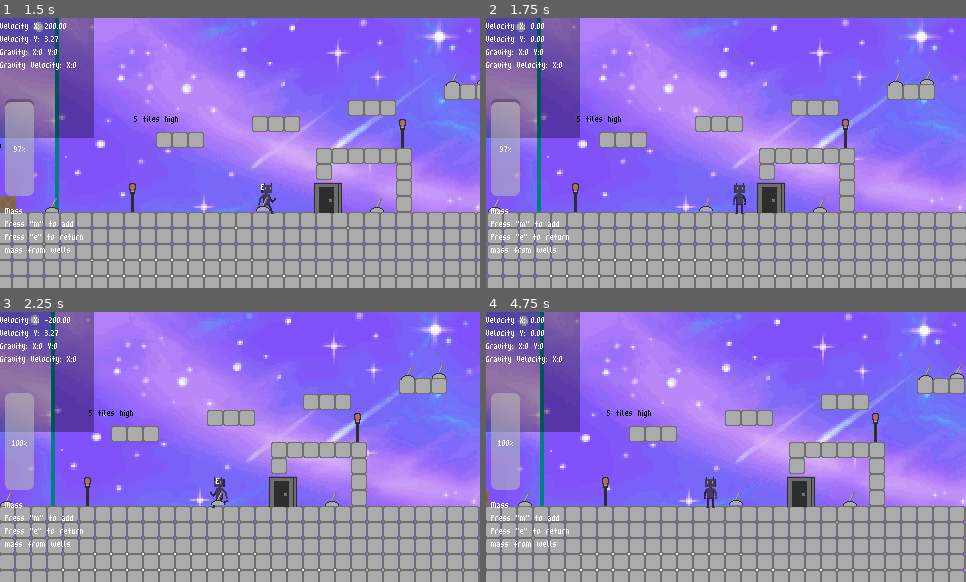
Above: before the commit, frames 1-4 (two rows, left to right).
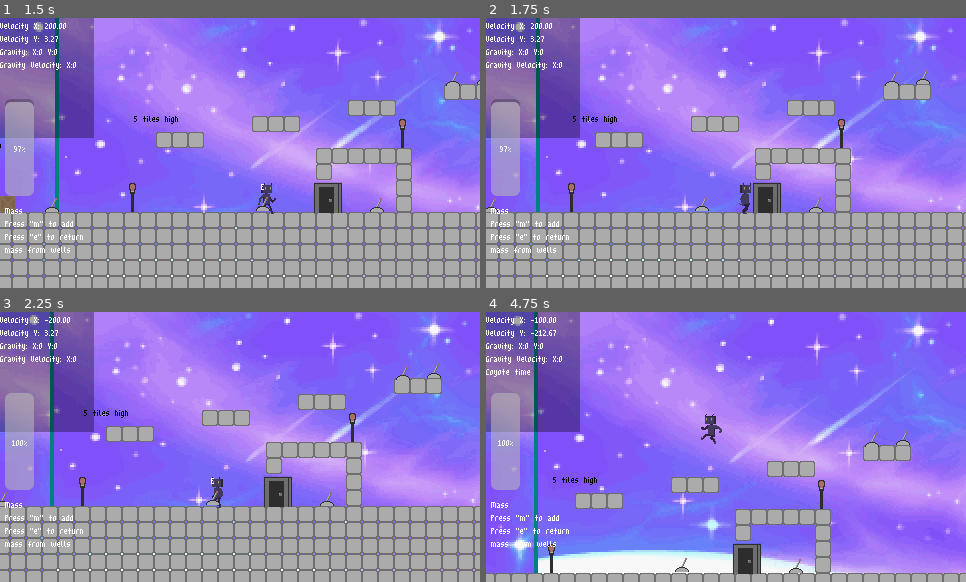
Above: after the commit, the same moments.

Repository: Moogen/Game-Off-2023
Game: Godot game, scene res://Scenes/Main_Scene.tscn
Two runs of this game, one before a commit and one after it. Both use one fixed random seed, a clock stepped at 60 frames per second and the inputs below.
Inputs (mouse positions are in pixels of both pictures, inside the frame that each line leads up to):
- Up to frame 1 (1.5 s): tap M at 0.5, 1.25 s; move the mouse to (48, 77) at 0.52 s; hold Right (ui_right) from 0.53 s (still down); tap R (delete_wells) at 0.6 s; click (48, 77) at 0.67 s; tap Enter (ui_accept) at 0.77 s; move the mouse to (144, 166) at 1.27 s; tap E (interact) at 1.35 s
- Up to frame 2 (1.75 s): keep holding Right (ui_right); tap Enter (ui_accept) at 1.52 s
- Up to frame 3 (2.25 s): tap M at 2 s; move the mouse to (288, 387) at 2.02 s; release Right (ui_right) at 2.03 s; hold Left (ui_left) from 2.03 s (still down); tap R (delete_wells) at 2.1 s
- Up to frame 4 (4.75 s): tap M at 2.75, 3.5, 4.25 s; move the mouse to (702, 501) at 2.77 s; release Left (ui_left) at 2.78 s; hold Right (ui_right) 2.78-4.28 s; tap E (interact) at 2.85, 4.35 s; click (702, 501) at 2.92 s; tap Enter (ui_accept) at 3.02, 3.77, 4.52 s; move the mouse to (870, 487) at 3.52 s; tap R (delete_wells) at 3.6 s; move the mouse to (582, 406) at 4.27 s; hold Left (ui_left) from 4.28 s (still down)

Frame 1 is identical in both runs. In frame 2, 12% of the frame differs, in the area x 0-100%, y 0-100%; in frame 3, 12%; in frame 4, 36%.

Commit message:
Fixed bug

Diff:
--- a/GodotRepo/Scripts/side_attack.gd
+++ b/GodotRepo/Scripts/side_attack.gd
@@ -69,9 +69,11 @@
     return null
 
 func process_frame(delta) -> State:
-
-    if anim_complete == 1:
+    var movement = Input.get_axis('ui_left', 'ui_right')
+    if anim_complete == 1 && movement == 0:
         return idle_state
+    elif anim_complete == 1:
+        return move_state #go to the move state if player is currently moving
 
     return null
 
@@ -80,4 +82,5 @@
     #deactivate the attack area
     remove_child(timer)
     side_attack_area_shape.disabled = true
+    print("leaving state")
     anim_complete = 1 #set the anim_complete flag
